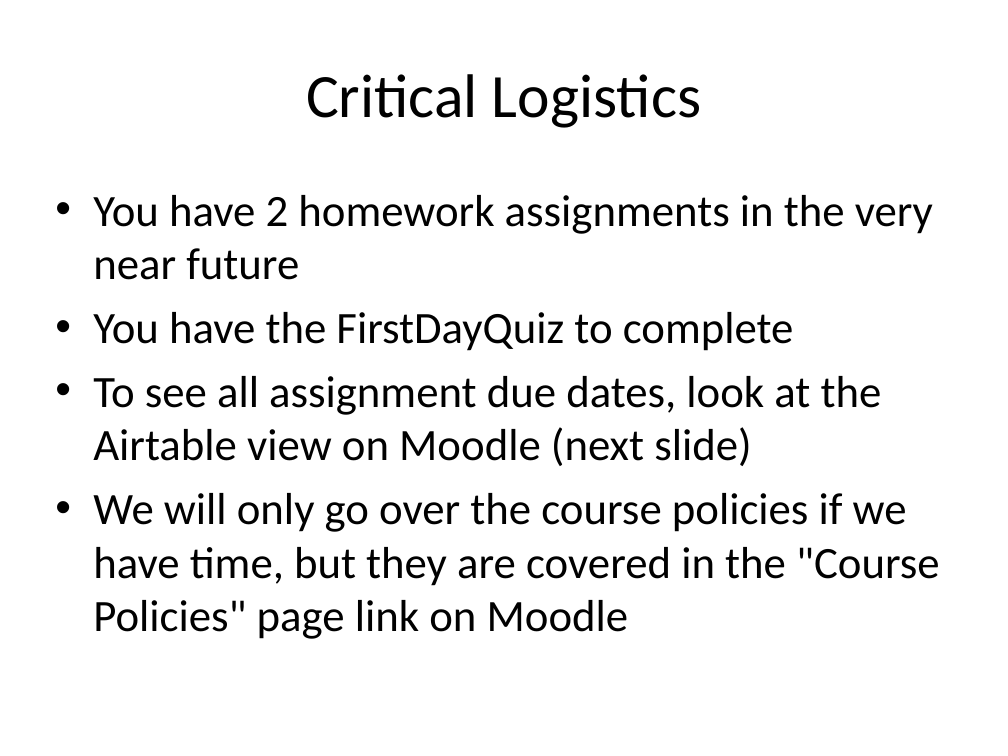
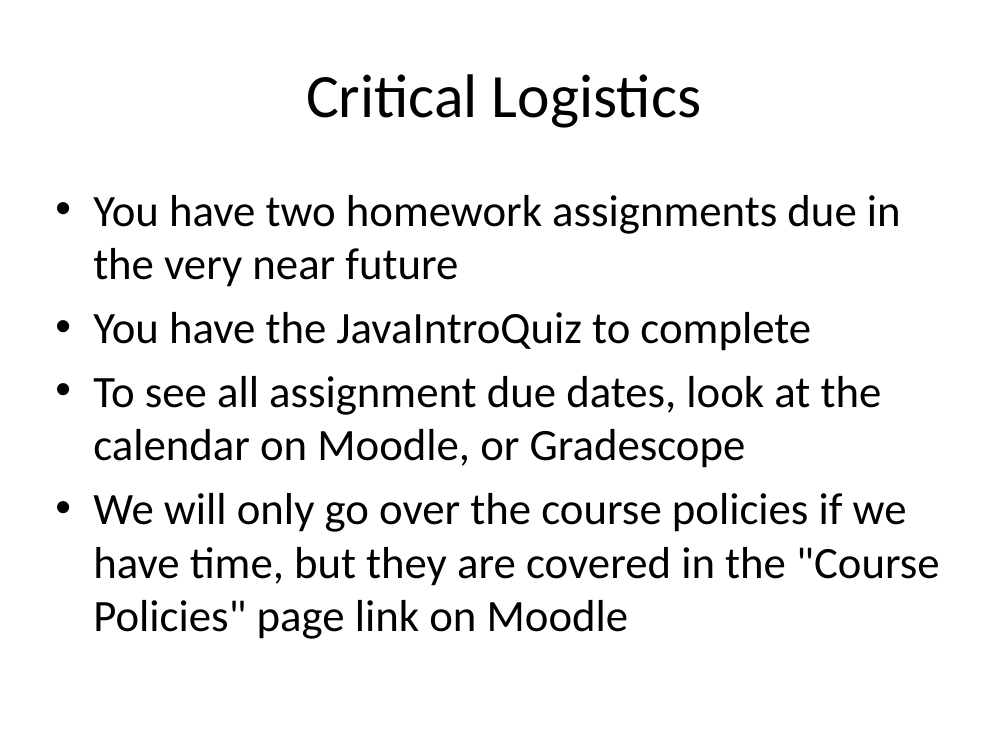
Before and after one commit to RHIT-CSSE/csse220, a slide deck: slide 1 of ClassMaterials/JavaIntro/Slides/Part2-JavaIntro.pptx. Drawn at 1008x756 pixels with LibreOffice and Linux fonts; fonts in the diff are those of the drawing. Boxes give left, top, right and bottom in pixels: in the first picture for what was removed or moved away, otherwise in the second. Text is boxed around its words. In the diff, an @@ line names an element or a change of style, - is before the commit and + after.

Commit message:
Update JavaIntro slides for genAI and IntelliJ

```diff
--- a/ClassMaterials/JavaIntro/Slides/Part2-JavaIntro.pptx
+++ b/ClassMaterials/JavaIntro/Slides/Part2-JavaIntro.pptx
@@ text at [93, 195, 901, 468]: text changed @@
-• You have 2 homework assignments in the very near future
-• You have the FirstDayQuiz to complete
-• To see all assignment due dates, look at the Airtable view on Moodle (next slide)
+• You have two homework assignments due in the very near future
+• You have the JavaIntroQuiz to complete
+• To see all assignment due dates, look at the calendar on Moodle, or Gradescope
```
Also in this commit, not shown: 5 other slides changed, 2 slides added, 2 slides removed, 3 other files.
